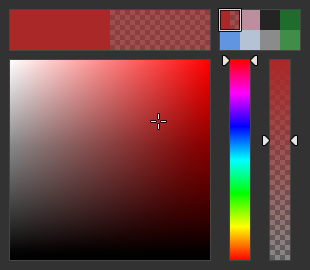
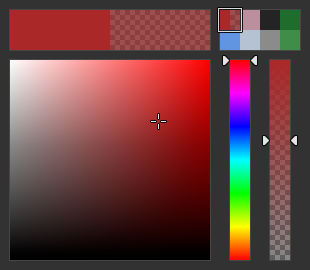
Two versions of the same layered image (310px x 270px). Layer-by-layer changes:
painted on "Current highlight" over [217, 7, 243, 33]
